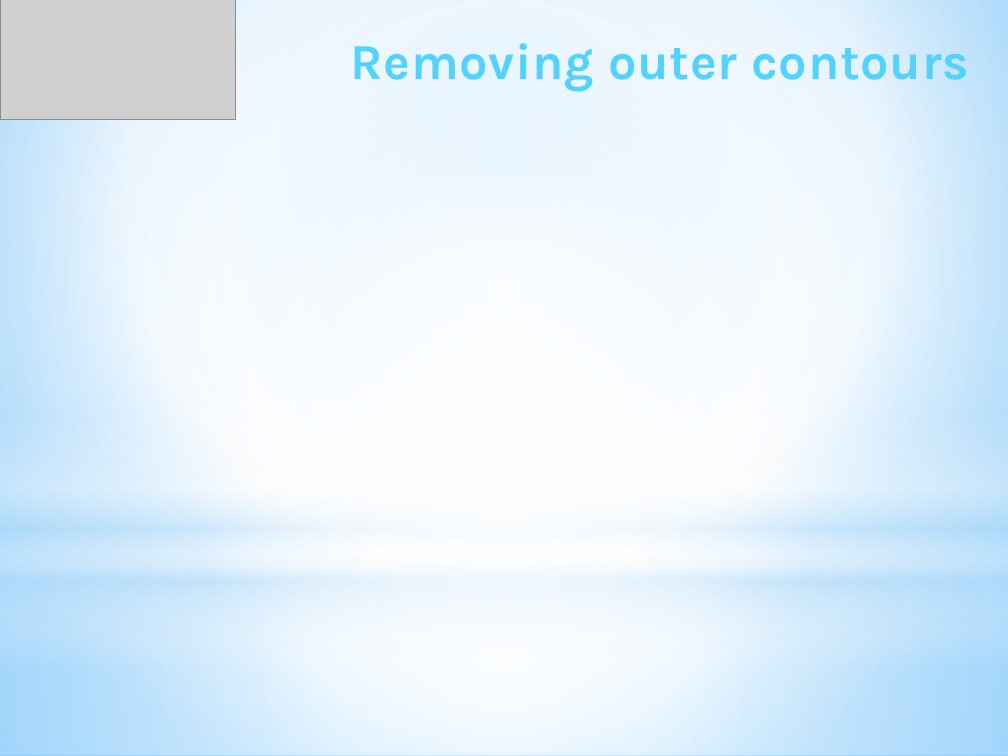
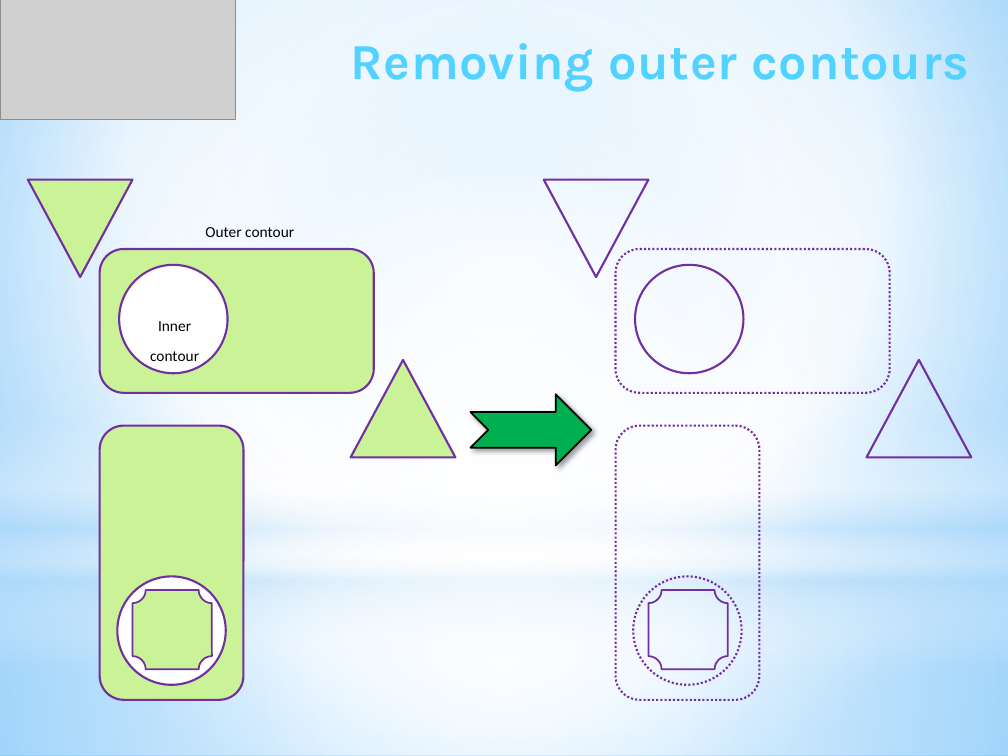
Before and after one commit to ukoloff/LaTeX, a slide deck: slide 9 of motor2019/pptx/Report.pptx. Drawn at 1008x756 pixels with LibreOffice and Linux fonts; fonts in the diff are those of the drawing; grey boxes stand for pictures. Boxes give left, top, right and bottom in pixels: in the first picture for what was removed or moved away, otherwise in the second. Text is boxed around its words. In the diff, an @@ line names an element or a change of style, - is before the commit and + after.

```diff
--- a/motor2019/pptx/Report.pptx
+++ b/motor2019/pptx/Report.pptx
@@ notched right arrow added at bbox=[471, 394, 592, 466], fill #00B050, outline #000000 1.25 pt @@
@@ group added at bbox=[28, 179, 456, 700]: 2 texts, 2 rounded rectangles, 2 ellipses, 2 triangles, 1 plaque @@
+Outer contour
+Inner
+contour
@@ group added at bbox=[543, 179, 972, 700]: 2 rounded rectangles, 2 ellipses, 2 triangles, 1 plaque @@
```
Also in this commit, not shown: 6 other slides changed.
